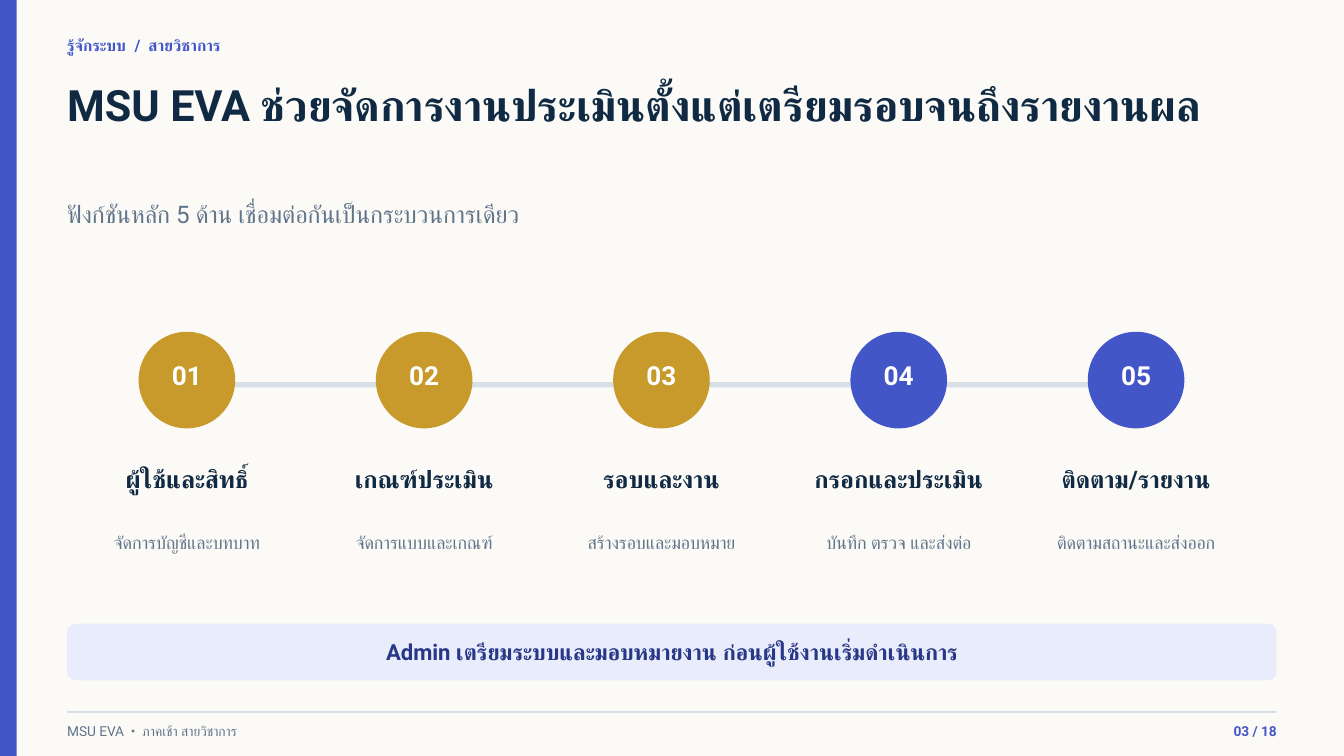
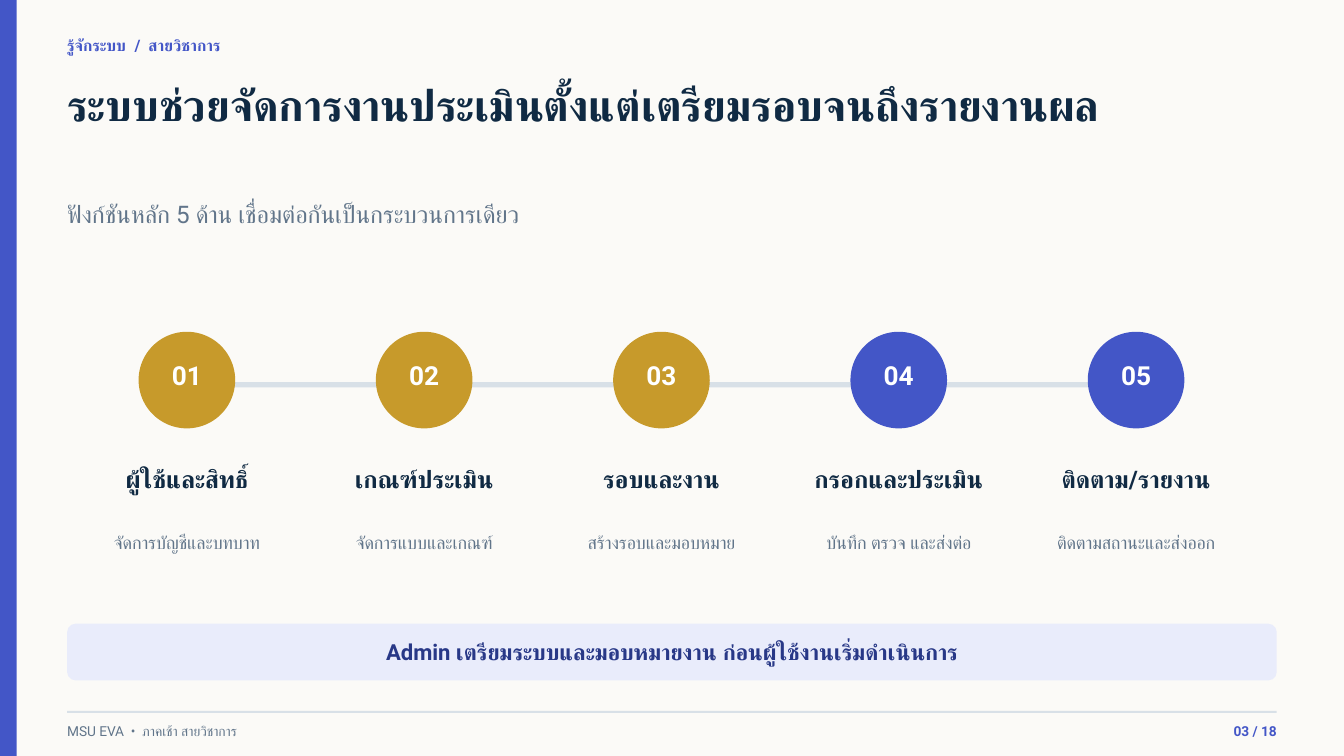
Before and after one commit to issenkku/issenkku-msu_eva-pass2, a slide deck: slide 3 of docs/MSU-EVA-อบรมสายวิชาการ-ฉบับวิทยากร.pptx. Drawn at 1344x756 pixels with LibreOffice and Linux fonts; fonts in the diff are those of the drawing. Boxes give left, top, right and bottom in pixels: in the first picture for what was removed or moved away, otherwise in the second. Text is boxed around its words. In the diff, an @@ line names an element or a change of style, - is before the commit and + after.

```diff
--- a/docs/MSU-EVA-อบรมสายวิชาการ-ฉบับวิทยากร.pptx
+++ b/docs/MSU-EVA-อบรมสายวิชาการ-ฉบับวิทยากร.pptx
@@ text at (67,87,1099,122): text changed @@
-MSU EVA ช่วยจัดการงานประเมินตั้งแต่เตรียมรอบจนถึงรายงานผล
+ระบบช่วยจัดการงานประเมินตั้งแต่เตรียมรอบจนถึงรายงานผล
```
Also in this commit, not shown: 3 other slides changed, 1 other file.
